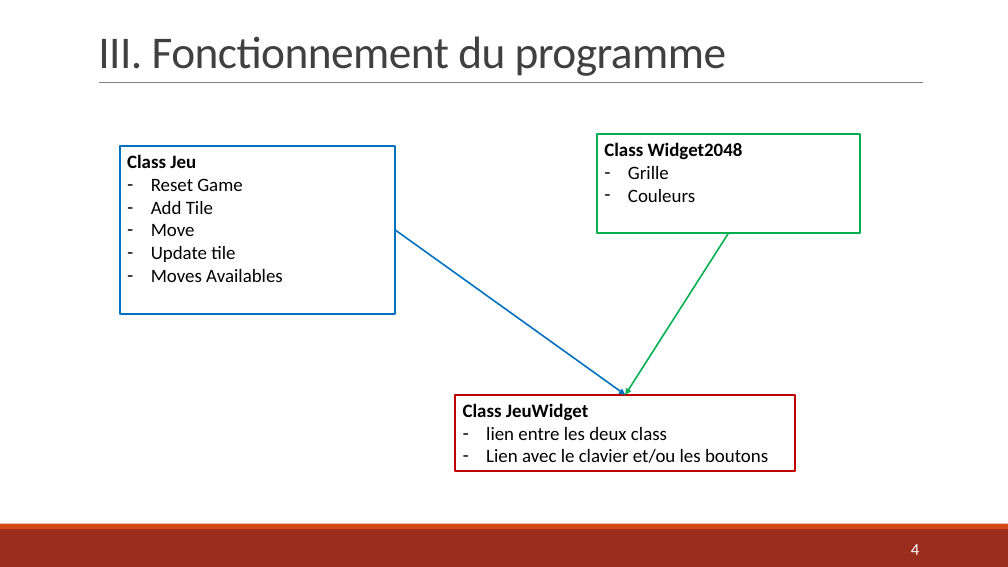
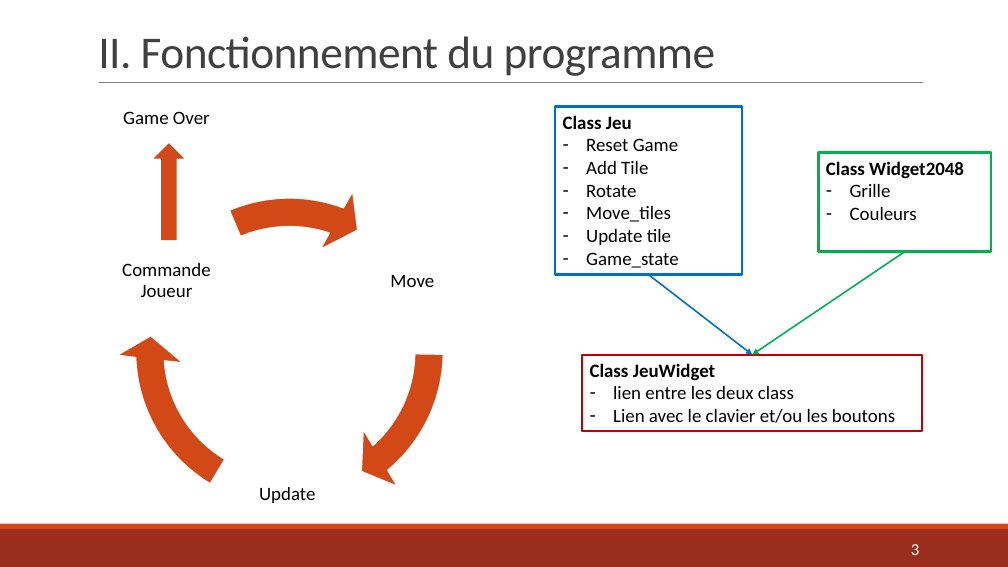
Before and after one commit to AlexandraDarco/prog_2048, a slide deck: slide 3 of Projet Info – Jeu 2048.pptx (slide 4 before the commit). Drawn at 1008x567 pixels with LibreOffice and Linux fonts; fonts in the diff are those of the drawing. Boxes give left, top, right and bottom in pixels: in the first picture for what was removed or moved away, otherwise in the second. Text is boxed around its words. In the diff, an @@ line names an element or a change of style, - is before the commit and + after.

```diff
--- a/Projet Info – Jeu 2048.pptx
+++ b/Projet Info – Jeu 2048.pptx
@@ title at bbox=[98, 36, 716, 76]: text changed @@
-III. Fonctionnement du programme
+II. Fonctionnement du programme
@@ text added at bbox=[123, 111, 210, 124], 18 pt, text #000000 @@
+Game Over
@@ rectangle "Class Jeu": place and size @@
-rectangle "Class Jeu" at bbox=[119, 146, 395, 314]
+rectangle "Class Jeu" at bbox=[555, 107, 742, 274]
@@ up arrow added at bbox=[154, 144, 185, 240], fill #D34817 @@
@@ group added at bbox=[92, 155, 486, 549]: 3 texts, 3 circular arrows @@
+Move
+Update
+Commande Joueur
@@ rectangle "Class Widget2048": place and size @@
-rectangle "Class Widget2048" at bbox=[597, 134, 861, 233]
+rectangle "Class Widget2048" at bbox=[819, 153, 991, 252]
@@ text in rectangle at bbox=[586, 185, 671, 222]: text changed @@
-– Move
+– Rotate
+– Move_tiles
@@ text in rectangle at bbox=[586, 252, 679, 268]: text changed @@
-– Moves Availables
+– Game_state
@@ arrow moved from (729, 234) - (625, 395) to (905, 252) - (752, 355) @@
@@ arrow moved from (395, 230) - (625, 395) to (649, 274) - (752, 355) @@
@@ rectangle "Class JeuWidget": place and size @@
-rectangle "Class JeuWidget" at bbox=[455, 395, 796, 471]
+rectangle "Class JeuWidget" at bbox=[582, 355, 923, 431]
@@ page number at bbox=[911, 544, 919, 555]: text changed @@
-4
+3
```
Also in this commit, not shown: 5 other slides changed, 4 slides added, 1 other file.
